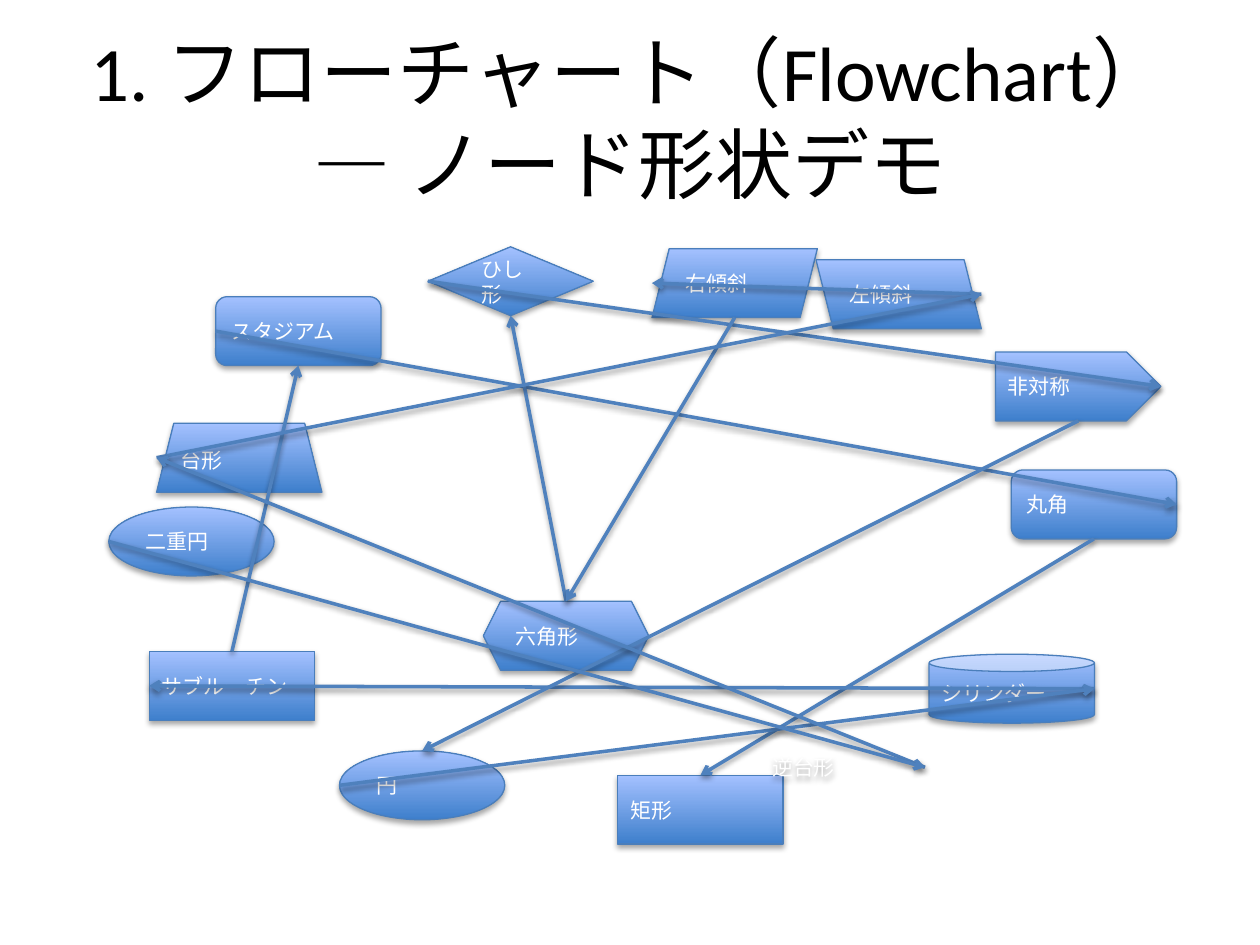
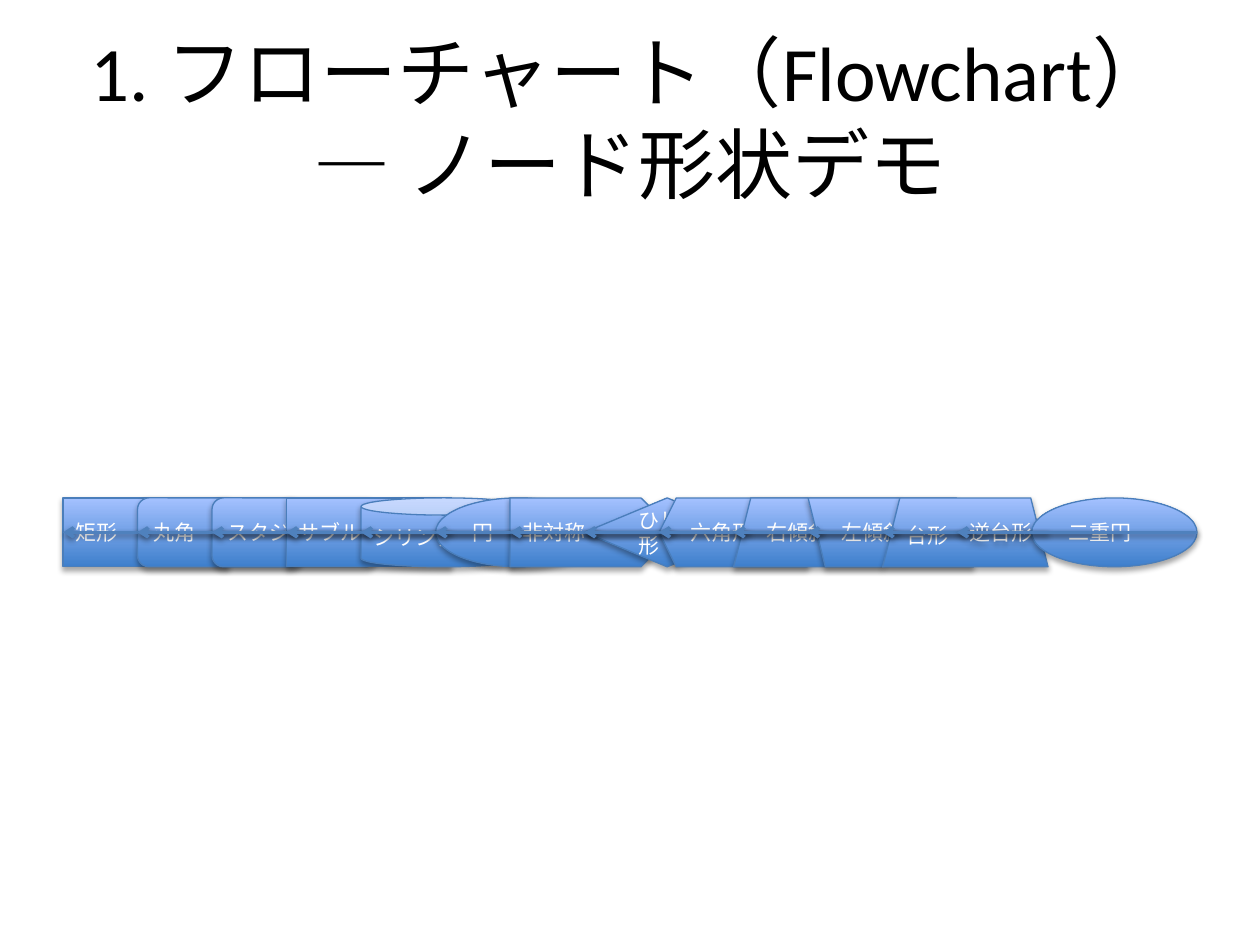
Before and after one commit to notfolder/qmd_to_pptx, a slide deck: slide 13 of demo_full.pptx. Drawn at 1260x945 pixels with LibreOffice and Linux fonts; fonts in the diff are those of the drawing. Boxes give left, top, right and bottom in pixels: in the first picture for what was removed or moved away, otherwise in the second. Text is boxed around its words. In the diff, an @@ line names an element or a change of style, - is before the commit and + after.

Commit message:
フローチャートレンダラーに描画方向を考慮したDAG階層レイアウトを追加し、コネクターにラベルを直接設定する機能を実装。関連するテストを追加。

```diff
--- a/demo_full.pptx
+++ b/demo_full.pptx
@@ rectangle "矩形": place and size @@
-rectangle "矩形" at [617,775,782,844]
+rectangle "矩形" at [63,498,228,567]
@@ rounded rectangle "丸角": place and size @@
-rounded rectangle "丸角" at [1012,470,1177,539]
+rounded rectangle "丸角" at [137,498,302,567]
@@ rounded rectangle "スタジアム": place and size @@
-rounded rectangle "スタジアム" at [215,296,381,365]
+rounded rectangle "スタジアム" at [212,498,377,567]
@@ rectangle "サブルーチン": place and size @@
-rectangle "サブルーチン" at [149,651,314,721]
+rectangle "サブルーチン" at [286,498,451,567]
@@ cylinder "シリンダー": place and size @@
-cylinder "シリンダー" at [929,654,1094,723]
+cylinder "シリンダー" at [362,498,527,567]
@@ ellipse "円": place and size @@
-ellipse "円" at [339,751,504,820]
+ellipse "円" at [436,498,601,567]
@@ pentagon arrow "非対称": place and size @@
-pentagon arrow "非対称" at [995,352,1160,421]
+pentagon arrow "非対称" at [510,498,675,567]
@@ diamond "ひし形": place and size @@
-diamond "ひし形" at [428,247,593,316]
+diamond "ひし形" at [585,498,750,567]
@@ hexagon "六角形": place and size @@
-hexagon "六角形" at [484,601,649,670]
+hexagon "六角形" at [659,498,824,567]
@@ parallelogram "右傾斜": place and size @@
-parallelogram "右傾斜" at [651,248,816,318]
+parallelogram "右傾斜" at [733,498,898,567]
@@ parallelogram "左傾斜": place and size @@
-parallelogram "左傾斜" at [816,260,982,329]
+parallelogram "左傾斜" at [808,498,973,567]
@@ trapezoid "台形": place and size @@
-trapezoid "台形" at [156,423,321,493]
+trapezoid "台形" at [882,498,1047,567]
@@ inverted trapezoid "逆台形": place and size @@
-inverted trapezoid "逆台形" at [760,733,925,803]
+inverted trapezoid "逆台形" at [958,498,1123,567]
@@ ellipse "二重円": place and size @@
-ellipse "二重円" at [108,507,273,576]
+ellipse "二重円" at [1032,498,1197,567]
@@ arrow moved from (701, 775) - (1094, 539) to (63, 532) - (302, 532) @@
@@ arrow moved from (1177, 504) - (215, 331) to (137, 532) - (378, 532) @@
@@ arrow moved from (299, 365) - (232, 651) to (212, 532) - (452, 532) @@
@@ arrow moved from (149, 685) - (1095, 689) to (286, 532) - (527, 532) @@
@@ arrow moved from (1095, 689) - (339, 785) to (362, 532) - (601, 532) @@
@@ arrow moved from (422, 751) - (1079, 421) to (436, 532) - (675, 532) @@
@@ arrow moved from (1160, 387) - (428, 281) to (510, 532) - (750, 532) @@
@@ arrow moved from (510, 316) - (566, 601) to (585, 532) - (824, 532) @@
@@ arrow moved from (566, 601) - (735, 318) to (659, 532) - (898, 532) @@
@@ arrow moved from (651, 284) - (982, 295) to (733, 532) - (974, 532) @@
@@ arrow moved from (982, 295) - (156, 457) to (808, 532) - (1048, 532) @@
@@ arrow moved from (156, 457) - (925, 767) to (882, 532) - (1123, 532) @@
@@ arrow moved from (925, 767) - (108, 542) to (958, 532) - (1197, 532) @@
```
Also in this commit, not shown: 2 other slides changed, 2 other files.
